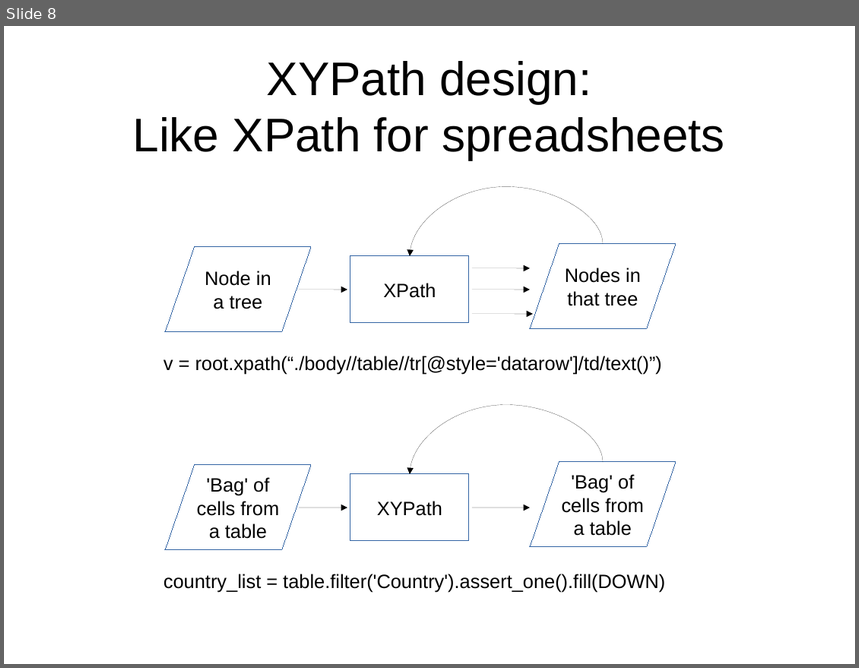
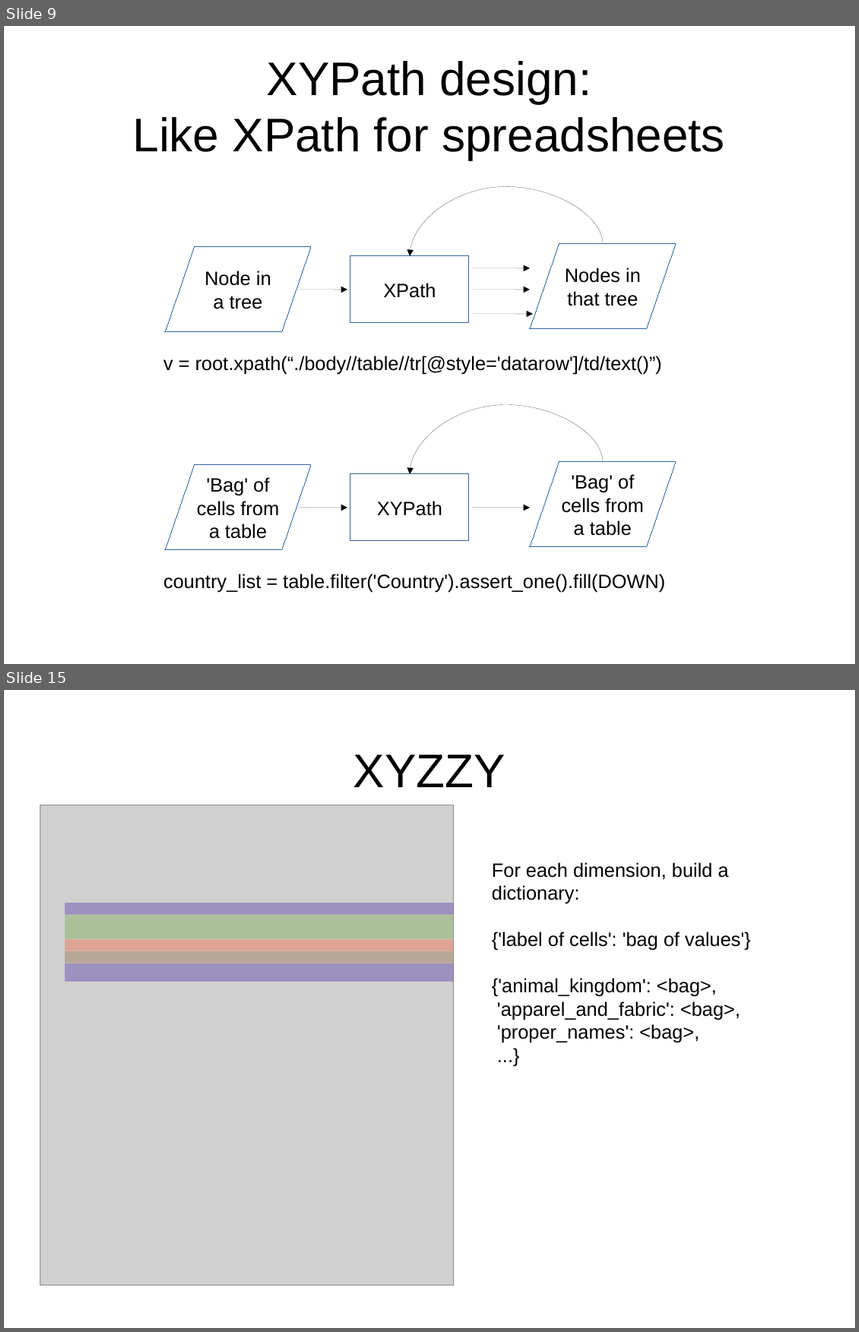
Before and after one commit to sensiblecodeio/xypath, a slide deck: presentation.odp. Shown one above the other, each under a label of ours: slide 8 before the commit, slides 9 and 15 after it; the slides between them are not shown. The pictures are 859x668 and 859x1332 pixels, drawn with LibreOffice and Linux fonts; fonts in the diff are those of the drawing; grey boxes stand for pictures. Boxes give left, top, right and bottom in pixels: in the first picture for what was removed or moved away, otherwise in the second. Text is boxed around its words. In the diff, an @@ line names an element or a change of style, - is before the commit and + after.

```diff
--- a/presentation.odp
+++ b/presentation.odp
@@ slide 15 added at (4,690,855,1328), background #FFFFFF @@
@@ title added at (354,755,506,787), 44 pt, text #000000 @@
+XYZZY
@@ picture added at (40,805,454,1287) @@
@@ text added at (492,863,751,1043), 18 pt, text #000000 @@
+For each dimension, build a dictionary:
+{'label of cells': 'bag of values'}
+{'animal_kingdom': <bag>,
+'apparel_and_fabric': <bag>,
+'proper_names': <bag>,
+...}
@@ rectangle added at (65,904,455,916), fill #280099 at 30% opacity, outline #FFFFFF 0 pt @@
@@ rectangle added at (65,915,455,939), fill #579D1C at 30% opacity, outline #FFFFFF 0 pt @@
@@ rectangle added at (65,939,455,952), fill #FF420E at 30% opacity, outline #FFFFFF 0 pt @@
@@ rectangle added at (65,952,455,964), fill #804C19 at 30% opacity, outline #FFFFFF 0 pt @@
@@ rectangle added at (65,964,455,982), fill #280099 at 30% opacity, outline #FFFFFF 0 pt @@
@@ what was slide 8 is now slide 9 @@
```
Also in this commit, not shown: 2 slides changed, 8 other slides added, 4 slides removed.
